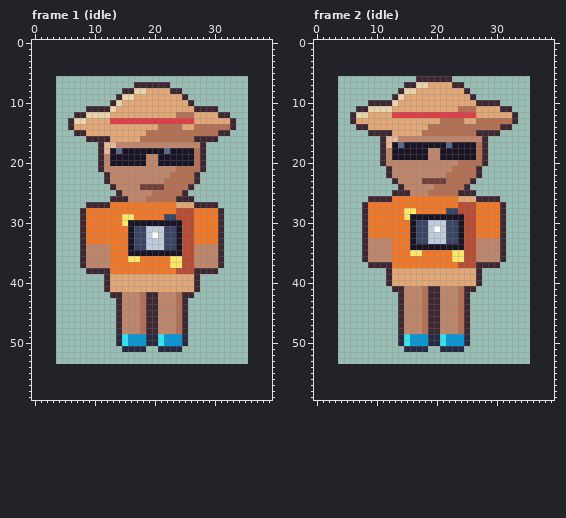
Two versions of one pixel-art file, art/road/photo-op.aseprite. The picture above was drawn from the file before the commit.
32x48 pixels, 4 frames. Shown: frame 1 (idle), frame 2 (idle). The old version is drawn lined up with the new one, on the new canvas. The commit also changed other frames, which this record leaves out.
After:
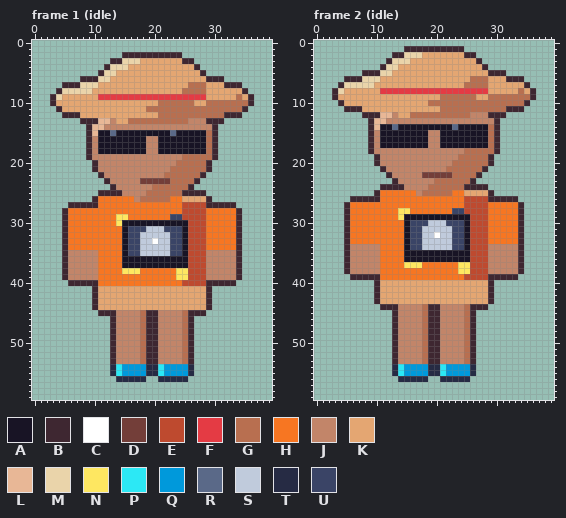
Palette (. is transparent): A #181425  B #3e2731  C #ffffff  D #733e39  E #be4a2f  F #e43b44  G #b86f50  H #f77622  J #c28569  K #e4a672  L #e8b796  M #ead4aa  N #fee761  P #2ce8f5  Q #0099db  R #5a6988  S #c0cbdc  T #262b44  U #3a4466
The exact change:
canvas 32x48 -> 40x60, the old top-left corner now at 4,6
Changed rows in their new state; - is an unchanged pixel.
Frame 1 (idle):
first column x 3:
 2 ------------BBBBBBBBBB------------
 3 ----------BBMMMKKKKKKKBB----------
 4 ---------BMMMKKKKKKKKKKKB---------
 5 --------BMMKKKKKKKKKKKKKKB--------
 6 -----BBBMMKKKKKKKKKKKKKKKKBBB-----
 7 --BBBMMMKKKKKKKKKKKKKKKGGGKKKBBB--
 8 -BMMMMMKKKKKKKKK----KKGGGGKKKKKKB-
 9 BMKKKKKKFFFFFFFFFFFFFFFFFFKKKKKGKB
10 BKKKKKKKKKKK------GGGGGGKKGGGGGGGB
11 -BKKKKKKKKK-----GGGGGGGGGGGGGGGGB-
12 --BB-KKKKK--------GGG---GGGGG-BB--
13 ---..BBBLLJKKGGGGGGGGGGJJJBBB..---
14 ---...BLLJJJJJJJJJJJJJJJJJJB...---
15 ----..BLAARAAAAAAAAARAAAAA-B..----
16 -------JAAAAAAAAJJAAAAAAAAG-------
17 ------BJAAAAAAAA--AAAAAAAAGB------
18 ------BJAA-A----JJ-A----AAGB------
19 ------BJJ-JJJJJJ--JJJJGG-GGB------
20 -------BJ-JJJJJJ--JJJGGG-GB-------
21 -------BJ-----------G----GB-------
22 --------BJ---------G----GB--------
23 ---------------DDDDD--------------
24 ---------------JJGG---------------
25 --------BBB-----G------BBB--------
26 -------BHHHHHH-G----HHKKKKB-------
27 ---BBB--HH-----------HEEEE--BBB---
28 --BHHH---------------H--EE--HHHB--
29 --BHHH-----N-H-----H-U--EE--HHHB--
30 --BHHH-----NA---------A-EE--HHHB--
31 --BHHH------AU-------UA-EE--HHHB--
32 --BHHH------AU-S-S-S-UA-EE--HHHB--
33 --BHHH------AU-S-C-S-UA-EE--HHHB--
34 --BHHHHHHH--AU-S---S-UA-EEHHHHHB--
35 --BJJJ--HH--AUUSSSSSUUA-EE--JJJB--
36 --BJJJ--HH--AAAAAAAAAAA-EE--JJJB--
37 --BJJJ--HH--AAAAAAAAAAA-EE--JJJB--
38 --BJJJJJHH--NNN------NN-EEJJJJJB--
39 --BJJJJJHHHHHHHHHHHHHNNEEEJJJJJB--
40 ---BBBBBHHHHHHHHHHHHHHEEEEBBBBB---
41 -------BKK--------------KKB-------
42 -------BKKKKKKKKKKKKKKKKKKB-------
43 -------BKKKKKKKKKKKKKKKKKKB-------
44 -------BKKKKKKKKKKKKKKKKKKB-------
45 --------BBBJ---------JGBBB--------
46 ----------BJ---------JGB----------
47 ----------BJ---------JGB----------
48 ----------BJ---------JGB----------
49 ----------BJJJJGBBJJJJGB----------
50 ----------BJJJJGBBJJJJGB----------
51 ----------BJJJJGBBJJJJGB----------
52 ----------BJJJJGBBJJJJGB----------
53 ----------BJJJJGBBJJJJGB----------
54 ----------TPQQQQTTPQQQQT----------
55 ----------TPQQQQTTPQQQQT----------
56 -----------TTTTT--TTTTT-----------
Frame 2 (idle):
first column x 3:
 1 ------------BBBBBBBBBB------------
 2 ----------BBMMMKKKKKKKBB----------
 3 ---------BMMMKKKKKKKKKKKB---------
 4 --------BMMKKKKKKKKKKKKKKB--------
 5 -----BBBMMKKKKKKKKKKKKKKKKBBB-----
 6 --BBBMMMKKKKKKKKKKKKKKKGGGKKKBBB--
 7 -BMMMMMKKKKKKKKK----KKGGGGKKKKKKB-
 8 BMKKKKKKFFFFFFFFFFFFFFFFFFKKKKKGKB
 9 BKKKKKKKKKKK------GGGGGGKKGGGGGGGB
10 -BKKKKKKKKK-----GGGGGGGGGGGGGGGGB-
11 --BB-KKKKK--------GGG---GGGGG-BB--
12 ---..BBBLLJKKGGGGGGGGGGJJJBBB..---
13 ---...BLLJJJJJJJJJJJJJJJJJJB...---
14 ----..BLAARAAAAAAAAARAAAAA-B..----
15 -------JAAAAAAAAJJAAAAAAAAG-------
16 ------BJAAAAAAAA--AAAAAAAAGB------
17 ------BJAA-A----JJ-A----AAGB------
18 ------BJJ-JJJJJJ--JJJJGG-GGB------
19 -------BJ-JJJJJJ--JJJGGG-GB-------
20 -------BJ-----------G----GB-------
21 --------BJ---------G----GB--------
22 ---------------DDDDD--------------
23 ---------------JJGG---------------
24 --------BBB-----G------BBB--------
25 -------BHHHHHH-G----HHKKKKB-------
26 ---BBB--HH-----------HEEEE--BBB---
27 --BHHH---------------H--EE--HHHB--
28 --BHHH-----N-H-----H-U--EE--HHHB--
29 --BHHH-----NA---------A-EE--HHHB--
30 --BHHH------AU-------UA-EE--HHHB--
31 --BHHH------AU-S-S-S-UA-EE--HHHB--
32 --BHHH------AU-S-C-S-UA-EE--HHHB--
33 --BHHHHHHH--AU-S---S-UA-EEHHHHHB--
34 --BJJJ--HH--AUUSSSSSUUA-EE--JJJB--
35 --BJJJ--HH--AAAAAAAAAAA-EE--JJJB--
36 --BJJJ--HH--AAAAAAAAAAA-EE--JJJB--
37 --BJJJJJHH--NNN------NN-EEJJJJJB--
38 --BJJJJJHHHHHHHHHHHHHNNEEEJJJJJB--
39 ---BBBBBHHHHHHHHHHHHHHEEEEBBBBB---
40 -------BKK--------------KKB-------
41 -------BKKKKKKKKKKKKKKKKKKB-------
42 -------BKKKKKKKKKKKKKKKKKKB-------
43 -------BKKKKKKKKKKKKKKKKKKB-------
44 --------BBBJ---------JGBBB--------
45 ----------BJ---------JGB----------
46 ----------BJ---------JGB----------
47 ----------BJ---------JGB----------
48 ----------BJ---------JGB----------
49 ----------BJJJJGBBJJJJGB----------
50 ----------BJJJJGBBJJJJGB----------
51 ----------BJJJJGBBJJJJGB----------
52 ----------BJJJJGBBJJJJGB----------
53 ----------BJJJJGBBJJJJGB----------
54 ----------TPQQQQTTPQQQQT----------
55 ----------TPQQQQTTPQQQQT----------
56 -----------TTTTT--TTTTT-----------
Where, in picture pixels (left, top, right, bottom), the same in both pictures:
changed: (50, 52, 254, 382)
changed: (332, 46, 536, 382)
